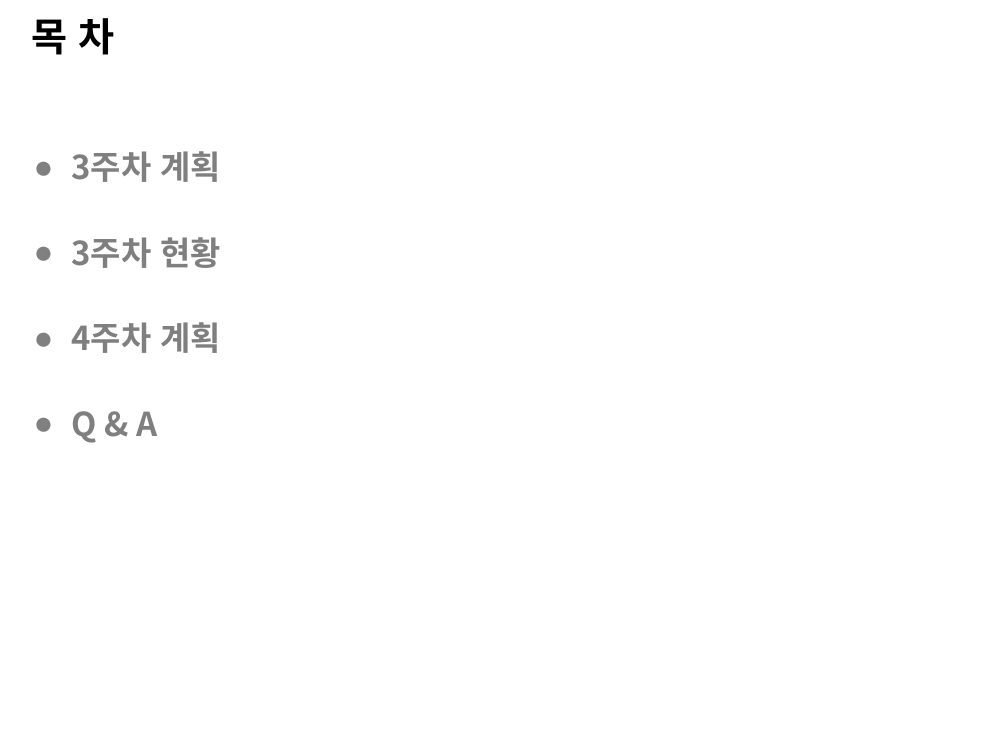
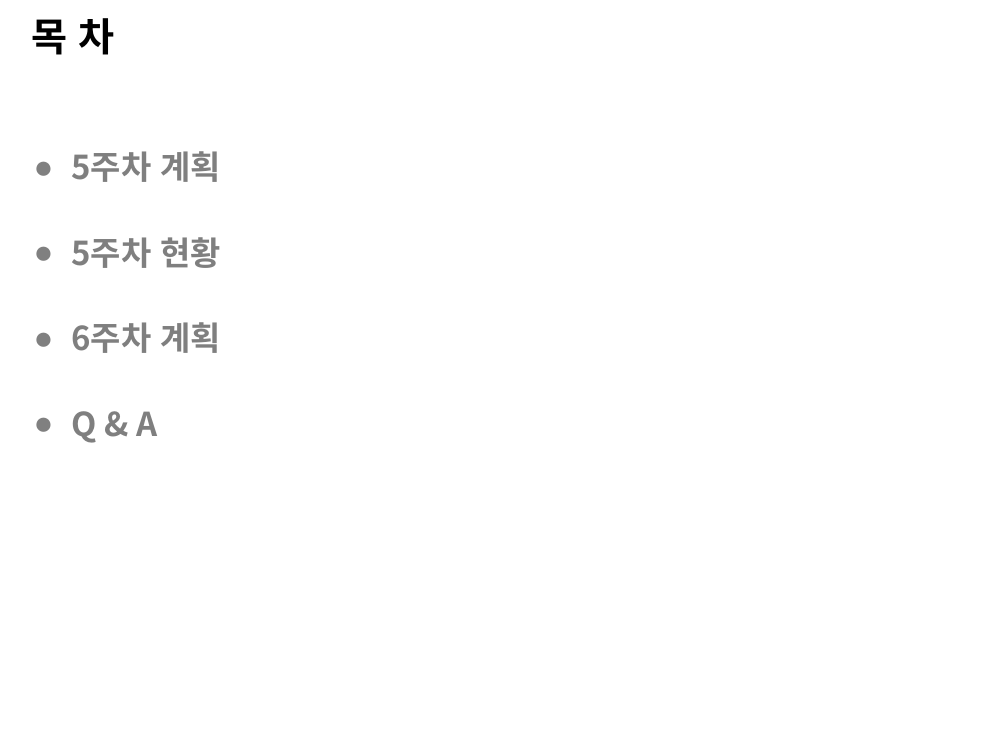
Before and after one commit to KimGumin/security119, a slide deck: slide 2 of 2020-02-03-김구민.pptx. Drawn at 1008x756 pixels with LibreOffice and Linux fonts; fonts in the diff are those of the drawing; background and template pictures are left out. Boxes give left, top, right and bottom in pixels: in the first picture for what was removed or moved away, otherwise in the second. Text is boxed around its words. In the diff, an @@ line names an element or a change of style, - is before the commit and + after.

```diff
--- a/2020-02-03-김구민.pptx
+++ b/2020-02-03-김구민.pptx
@@ text at box(72, 151, 222, 353): text changed @@
-● 3주차 계획
-● 3주차 현황
-● 4주차 계획
+● 5주차 계획
+● 5주차 현황
+● 6주차 계획
```
Also in this commit, not shown: 4 other slides changed, 1 slide removed, 2 other files.
